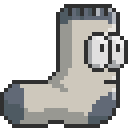
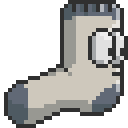
Layers edited between the first and the second 128x128 image:
added group "inAir" with 3 layers in group "Mesa de trabajo 1" over left=4, top=0, right=128, bottom=128
added layer "Capa 4 copia 4" (1st of 3, in "Mesa de trabajo 1" › "inAir") in group "inAir" over left=4, top=0, right=128, bottom=128
renamed "Grupo 1 copia 2" to "walk", hid the group it (11 layers) over left=0, top=4, right=128, bottom=128
